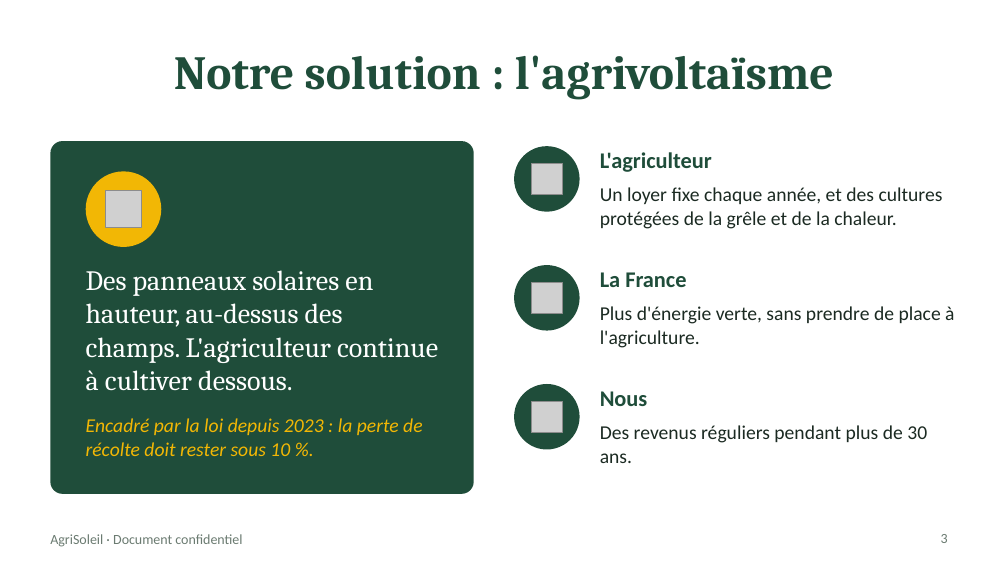
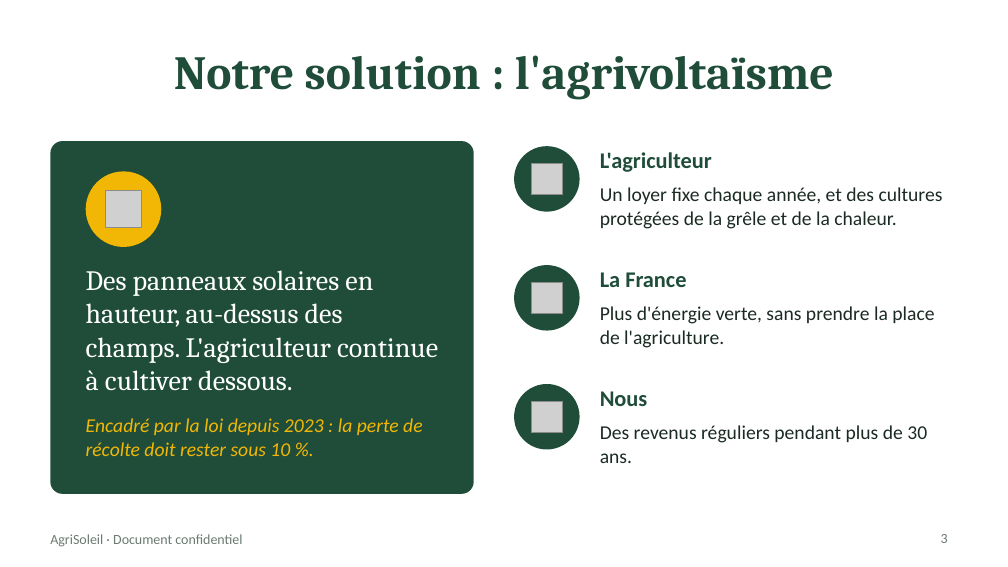
Before and after one commit to matth-fra/my-profile, a slide deck: slide 3 of Presentation-AgriSoleil.pptx. Drawn at 1008x567 pixels with LibreOffice and Linux fonts; fonts in the diff are those of the drawing; grey boxes stand for pictures. Boxes give left, top, right and bottom in pixels: in the first picture for what was removed or moved away, otherwise in the second. Text is boxed around its words. In the diff, an @@ line names an element or a change of style, - is before the commit and + after.

```diff
--- a/Presentation-AgriSoleil.pptx
+++ b/Presentation-AgriSoleil.pptx
@@ text at (600, 306, 934, 348): text changed @@
-Plus d'énergie verte, sans prendre de place à l'agriculture.
+Plus d'énergie verte, sans prendre la place de l'agriculture.
```
Also in this commit, not shown: 3 other slides changed.
